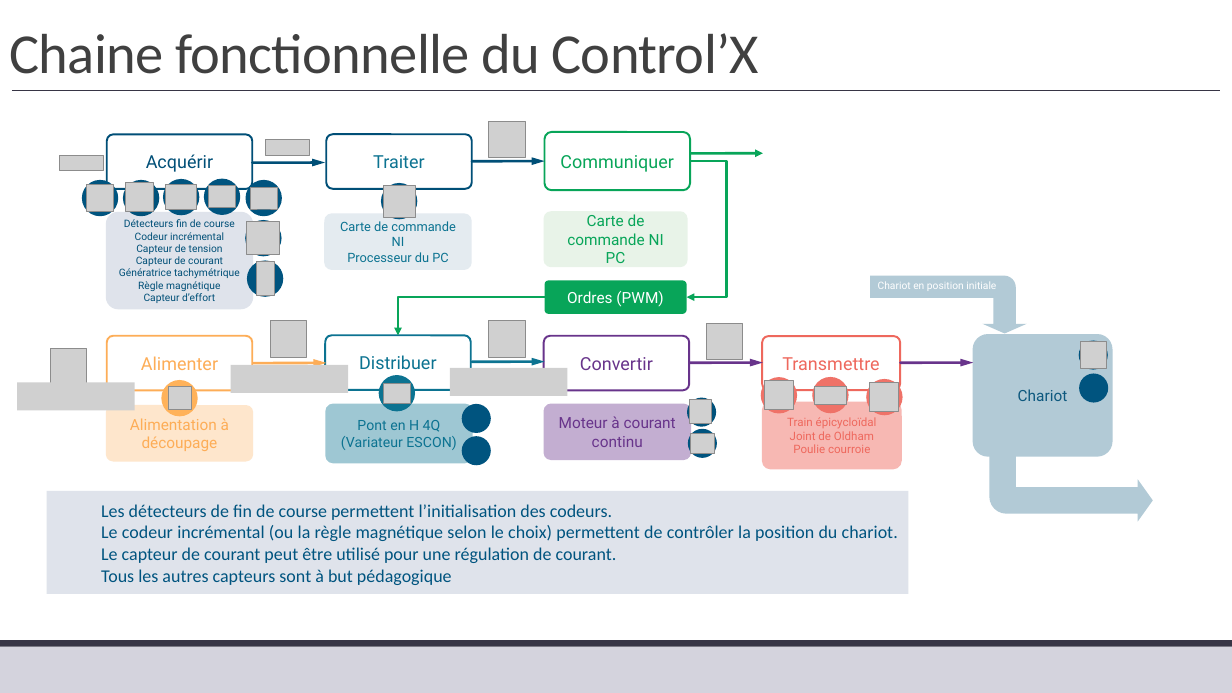
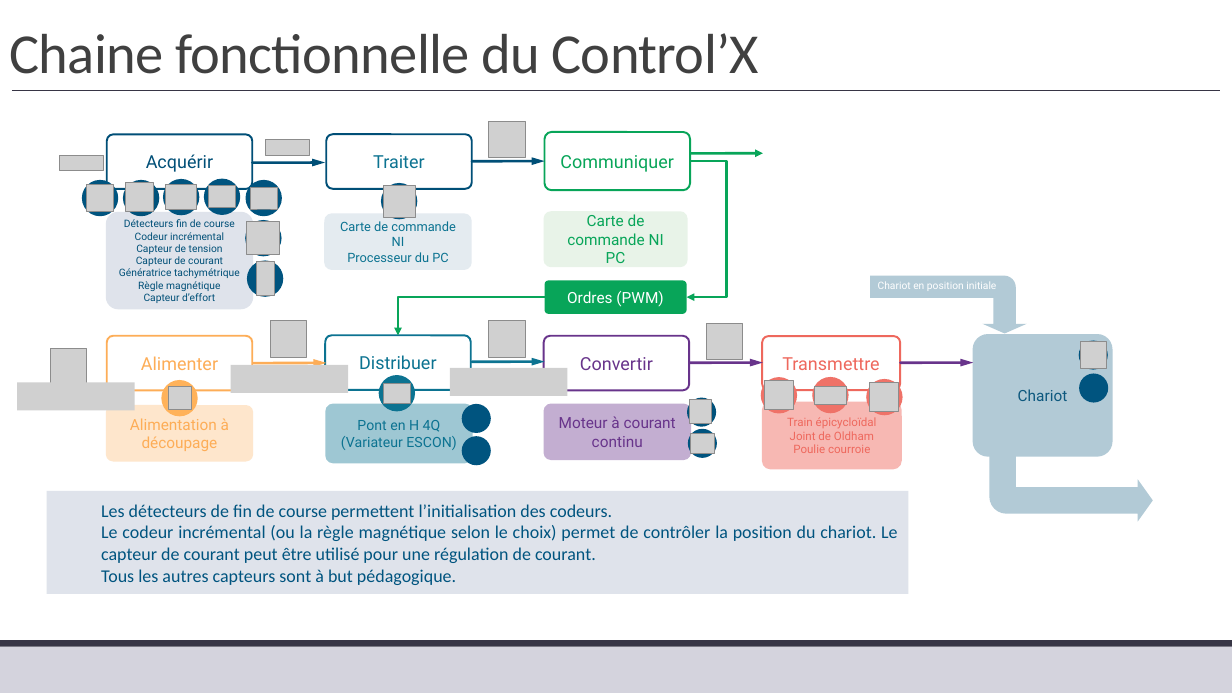
Before and after one commit to xpessoles/TP_Corriges, a slide deck: slide 4 of 05_ControlX/05_ControlX_Corrige.pptx. Drawn at 1232x693 pixels with LibreOffice and Linux fonts; fonts in the diff are those of the drawing; grey boxes stand for pictures; background and template pictures are left out. Boxes give left, top, right and bottom in pixels: in the first picture for what was removed or moved away, otherwise in the second. Text is boxed around its words. In the diff, an @@ line names an element or a change of style, - is before the commit and + after.

```diff
--- a/05_ControlX/05_ControlX_Corrige.pptx
+++ b/05_ControlX/05_ControlX_Corrige.pptx
@@ text in rectangle at (101, 525, 897, 585): text changed @@
-Le codeur incrémental (ou la règle magnétique selon le choix) permettent de contrôler la position du chariot. Le capteur de courant peut être utilisé pour une régulation de courant.
-Tous les autres capteurs sont à but pédagogique
+Le codeur incrémental (ou la règle magnétique selon le choix) permet de contrôler la position du chariot. Le capteur de courant peut être utilisé pour une régulation de courant.
+Tous les autres capteurs sont à but pédagogique.
```
Also in this commit, not shown: 2 other files.
